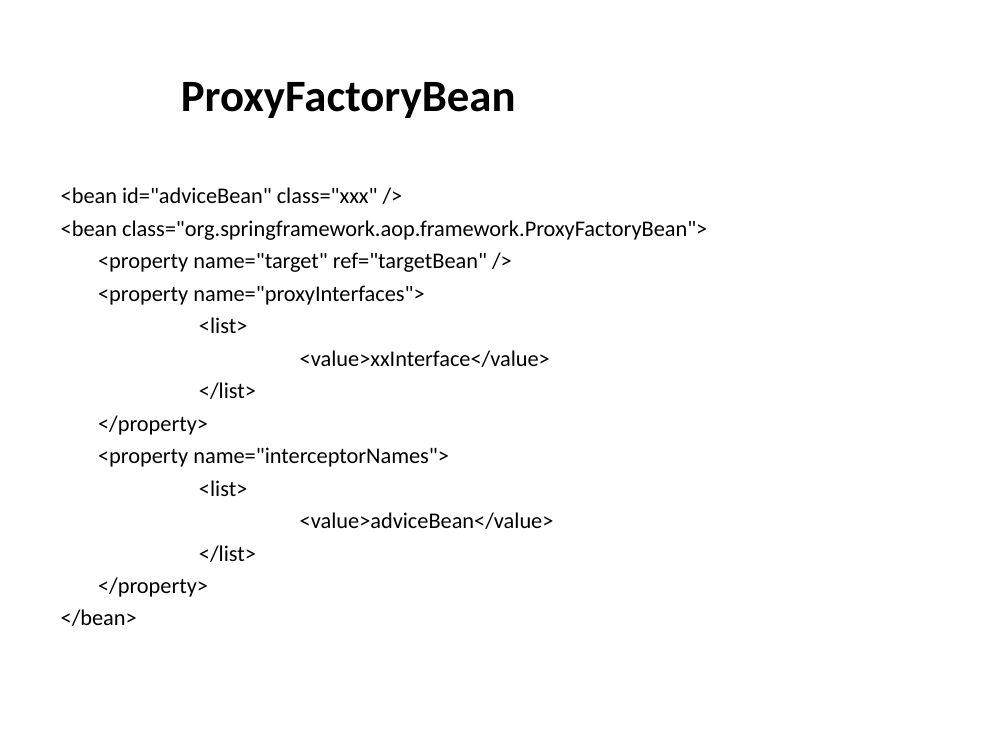
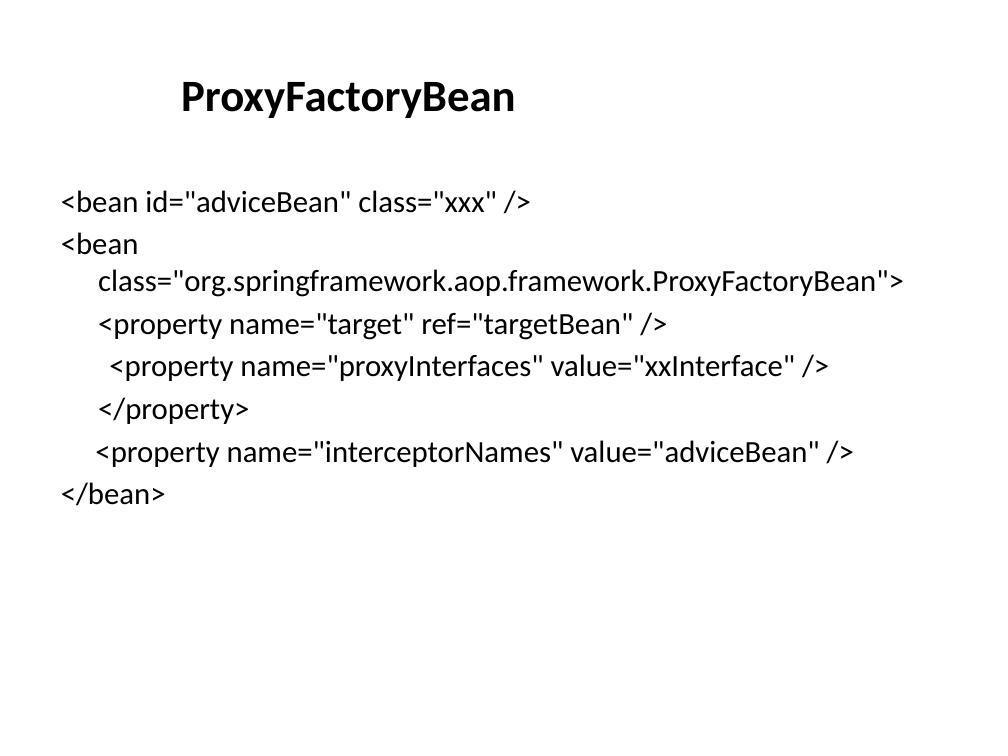
Before and after one commit to burstinair/clouddrive, a slide deck: slide 32 of Spring 学习分享.ppt (slide 35 before the commit). Drawn at 1008x756 pixels with LibreOffice and Linux fonts; fonts in the diff are those of the drawing; background and template pictures are left out. Boxes give left, top, right and bottom in pixels: in the first picture for what was removed or moved away, otherwise in the second. Text is boxed around its words. In the diff, an @@ line names an element or a change of style, - is before the commit and + after.

Commit message:
save

```diff
--- a/Spring 学习分享.ppt
+++ b/Spring 学习分享.ppt
@@ text at [61,190,904,506]: size 16 to 22 pt in "<bean id="adviceBean" class="xxx" />", "<bean class="org.springframework.aop.framework.ProxyFactoryB ...", "<property name="target" ref="targetBean" />", "</property>" and 1 more places @@
@@ text at [109,354,796,381]: text changed; size 16 to 22 pt @@
-<property name="proxyInterfaces">
-<list>
-<value>xxInterface</value>
-</list>
+<property name="proxyInterfaces" value="xxInterface" />
@@ text at [95,440,819,467]: text changed; size 16 to 22 pt @@
-<property name="interceptorNames">
-<list>
-<value>adviceBean</value>
-</list>
-</property>
+<property name="interceptorNames" value="adviceBean" />
```
Also in this commit, not shown: 52 other slides changed, 1 slide added, 4 slides removed.
